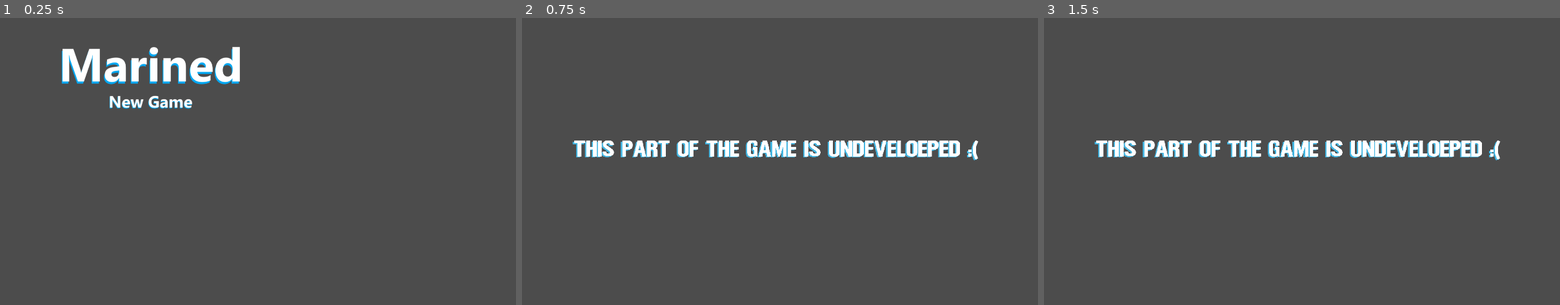
Above: before the commit, frames 1-3 (left to right).
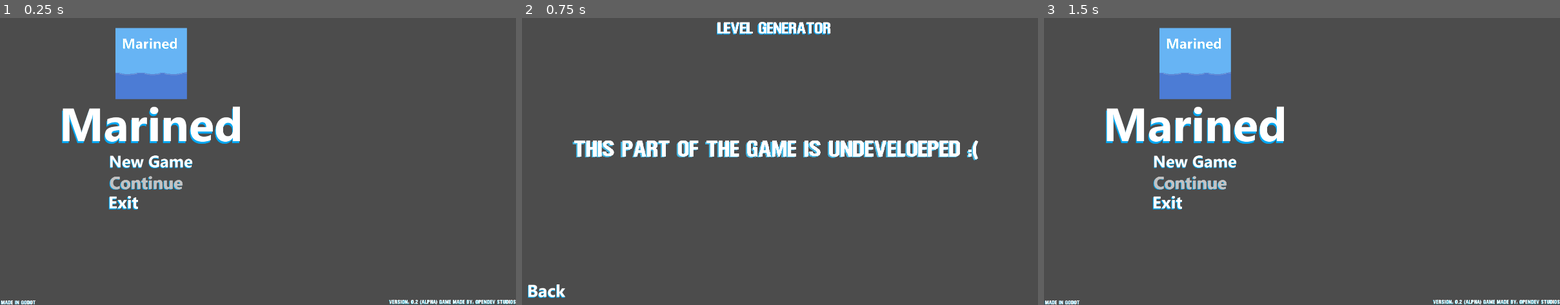
Above: after the commit, the same moments.

Repository: ParadoxGitHub/Marined
Game: Godot game, scene res://TitleScreen.tscn
The game is run twice, just before and just after one commit, with the same random seed, the same clock (stepped at 60 frames per second) and the same inputs.
Inputs (mouse positions are in pixels of both pictures, inside the frame that each line leads up to; where the layout moved, square brackets give the same spot in the first picture):
- Up to frame 1 (0.25 s): no input
- Up to frame 2 (0.75 s): click (671, 161) [671, 101] at 0.5 s
- Up to frame 3 (1.5 s): click (1069, 290) at 1.27 s

The runs differ from the first frame. In frame 1, 9.2% of the frame differs, in the area x 0-100%, y 3-100%; in frame 2, 1.0%; in frame 3, 10%.

Commit message:
Add files via upload
Added a Back Button, Fullscreen by default, Continue Button and an exit button
all buttons function properly

Diff:
--- /dev/null
+++ b/Marined/LevelGeneration.gd
@@ -0,0 +1,5 @@
+extends Node2D
+
+
+func _on_TextureButton_pressed():
+	get_tree().change_scene("TitleScreen.tscn")
--- a/Marined/LevelGeneration.tscn
+++ b/Marined/LevelGeneration.tscn
@@ -1,12 +1,20 @@
-[gd_scene load_steps=3 format=2]
+[gd_scene load_steps=7 format=2]
 
 [ext_resource path="res://Fonts/Robot Go.ttf" type="DynamicFontData" id=1]
+[ext_resource path="res://Images/Title/Back.png" type="Texture" id=2]
+[ext_resource path="res://Images/Title/Back hover.png" type="Texture" id=3]
+[ext_resource path="res://LevelGeneration.gd" type="Script" id=4]
 
 [sub_resource type="DynamicFont" id=1]
 size = 70
 font_data = ExtResource( 1 )
 
+[sub_resource type="DynamicFont" id=2]
+size = 50
+font_data = ExtResource( 1 )
+
 [node name="Node2D" type="Node2D"]
+script = ExtResource( 4 )
 
 [node name="Label" type="Label" parent="."]
 margin_left = 191.508
@@ -21,3 +29,37 @@
 __meta__ = {
 "_edit_use_anchors_": false
 }
+
+[node name="TextureRect" type="TextureRect" parent="."]
+margin_right = 1920.0
+margin_bottom = 1080.0
+__meta__ = {
+"_edit_use_anchors_": false
+}
+
+[node name="TextureButton" type="TextureButton" parent="."]
+margin_left = 13.0615
+margin_top = 997.299
+margin_right = 175.061
+margin_bottom = 1065.3
+texture_normal = ExtResource( 2 )
+texture_hover = ExtResource( 3 )
+texture_focused = ExtResource( 3 )
+__meta__ = {
+"_edit_use_anchors_": false
+}
+
+[node name="Label2" type="Label" parent="."]
+margin_left = 726.602
+margin_top = 25.5244
+margin_right = 1148.6
+margin_bottom = 82.5244
+custom_fonts/font = SubResource( 2 )
+custom_colors/font_color_shadow = Color( 0.0823529, 0.654902, 0.937255, 1 )
+custom_constants/shadow_offset_x = -3
+custom_constants/shadow_offset_y = 3
+text = "Level Generator"
+__meta__ = {
+"_edit_use_anchors_": false
+}
+[connection signal="pressed" from="TextureButton" to="." method="_on_TextureButton_pressed"]
--- a/Marined/TitleScreen.gd
+++ b/Marined/TitleScreen.gd
@@ -8,3 +8,7 @@
 
 func _on_TextureButton_pressed():
 	get_tree().change_scene("LevelGeneration.tscn")
+
+
+func _on_TextureButton2_pressed():
+	get_tree().quit()
--- a/Marined/TitleScreen.tscn
+++ b/Marined/TitleScreen.tscn
@@ -1,17 +1,45 @@
-[gd_scene load_steps=6 format=2]
+[gd_scene load_steps=15 format=2]
 
 [ext_resource path="res://Images/Title/Marined.png" type="Texture" id=1]
 [ext_resource path="res://Images/Title/New Game Normal State.png" type="Texture" id=2]
 [ext_resource path="res://Images/Title/New Game Pressed State.png" type="Texture" id=3]
 [ext_resource path="res://Images/Title/New Game Hover State.png" type="Texture" id=4]
 [ext_resource path="res://TitleScreen.gd" type="Script" id=5]
+[ext_resource path="res://icon.png" type="Texture" id=6]
+[ext_resource path="res://Fonts/Robot Go.ttf" type="DynamicFontData" id=7]
+[ext_resource path="res://Images/Title/Exit.png" type="Texture" id=8]
+[ext_resource path="res://Images/Title/Exit Hover.png" type="Texture" id=9]
+[ext_resource path="res://Images/Title/Continue Hover.png" type="Texture" id=10]
+[ext_resource path="res://Images/Title/Continue.png" type="Texture" id=11]
+[ext_resource path="res://Images/Title/Continue Disabled.png" type="Texture" id=12]
+
+[sub_resource type="DynamicFont" id=1]
+font_data = ExtResource( 7 )
+
+[sub_resource type="DynamicFont" id=2]
+font_data = ExtResource( 7 )
 
 [node name="TitleScreen" type="Node"]
 script = ExtResource( 5 )
 
+[node name="CanvasLayer" type="CanvasLayer" parent="."]
+layer = -100
+
+[node name="TextureRect" type="TextureRect" parent="CanvasLayer"]
+margin_right = 1920.0
+margin_bottom = 1080.0
+__meta__ = {
+"_edit_use_anchors_": false
+}
+
 [node name="MarginContainer" type="MarginContainer" parent="."]
+anchor_top = 0.207
 anchor_right = 1.0
 anchor_bottom = 1.0
+margin_left = 0.5
+margin_top = -1.73248
+margin_right = 0.5
+margin_bottom = -1.73242
 custom_constants/margin_right = 800
 custom_constants/margin_top = 100
 custom_constants/margin_left = 0
@@ -24,7 +52,7 @@
 margin_left = 211.0
 margin_top = 100.0
 margin_right = 909.0
-margin_bottom = 1060.0
+margin_bottom = 836.0
 size_flags_horizontal = 4
 custom_constants/separation = 16
 
@@ -37,7 +65,7 @@
 margin_left = 181.0
 margin_top = 191.0
 margin_right = 517.0
-margin_bottom = 259.0
+margin_bottom = 413.0
 size_flags_horizontal = 4
 
 [node name="TextureButton" type="TextureButton" parent="MarginContainer/VBoxContainer/VBoxContainer"]
@@ -47,4 +75,54 @@
 texture_pressed = ExtResource( 3 )
 texture_hover = ExtResource( 4 )
 texture_focused = ExtResource( 4 )
+
+[node name="TextureButton3" type="TextureButton" parent="MarginContainer/VBoxContainer/VBoxContainer"]
+margin_top = 72.0
+margin_right = 336.0
+margin_bottom = 150.0
+disabled = true
+texture_normal = ExtResource( 11 )
+texture_hover = ExtResource( 10 )
+texture_disabled = ExtResource( 12 )
+
+[node name="TextureButton2" type="TextureButton" parent="MarginContainer/VBoxContainer/VBoxContainer"]
+margin_top = 154.0
+margin_right = 336.0
+margin_bottom = 222.0
+texture_normal = ExtResource( 8 )
+texture_hover = ExtResource( 9 )
+
+[node name="icon" type="Sprite" parent="."]
+position = Vector2( 562.669, 181.558 )
+scale = Vector2( 0.423652, 0.423652 )
+texture = ExtResource( 6 )
+
+[node name="VersionDetails" type="Label" parent="."]
+margin_left = 1447.61
+margin_top = 1060.86
+margin_right = 1919.61
+margin_bottom = 1078.86
+custom_fonts/font = SubResource( 1 )
+custom_colors/font_color_shadow = Color( 0.0862745, 0.811765, 0.980392, 1 )
+custom_constants/shadow_offset_x = -1
+custom_constants/shadow_offset_y = 1
+text = "Version: 0.2 (Alpha) Game Made By: OpenDev Studios"
+__meta__ = {
+"_edit_use_anchors_": false
+}
+
+[node name="MadeInGodotText" type="Label" parent="."]
+margin_left = 3.6189
+margin_top = 1063.02
+margin_right = 132.619
+margin_bottom = 1081.02
+custom_fonts/font = SubResource( 2 )
+custom_colors/font_color_shadow = Color( 0.164706, 0.768627, 0.992157, 1 )
+custom_constants/shadow_offset_x = -1
+custom_constants/shadow_offset_y = 1
+text = "Made In Godot"
+__meta__ = {
+"_edit_use_anchors_": false
+}
 [connection signal="pressed" from="MarginContainer/VBoxContainer/VBoxContainer/TextureButton" to="." method="_on_TextureButton_pressed"]
+[connection signal="pressed" from="MarginContainer/VBoxContainer/VBoxContainer/TextureButton2" to="." method="_on_TextureButton2_pressed"]
--- a/Marined/project.godot
+++ b/Marined/project.godot
@@ -23,6 +23,8 @@
 
 window/size/width=1920
 window/size/height=1080
+window/size/fullscreen=true
+window/vsync/use_vsync=false
 window/stretch/mode="viewport"
 
 [rendering]
Binary file added: Marined/Images/Title/Back hover.png
Not shown, added: Marined/Images/Title/Back hover.png.import
Binary file added: Marined/Images/Title/Back.png
Not shown, added: Marined/Images/Title/Back.png.import
Binary file added: Marined/Images/Title/Continue Disabled.png
Not shown, added: Marined/Images/Title/Continue Disabled.png.import
Binary file added: Marined/Images/Title/Continue Hover.png
Not shown, added: Marined/Images/Title/Continue Hover.png.import
Binary file added: Marined/Images/Title/Continue.png
Not shown, added: Marined/Images/Title/Continue.png.import
Binary file added: Marined/Images/Title/Exit Hover.png
Not shown, added: Marined/Images/Title/Exit Hover.png.import
(and 2 more such lines)
